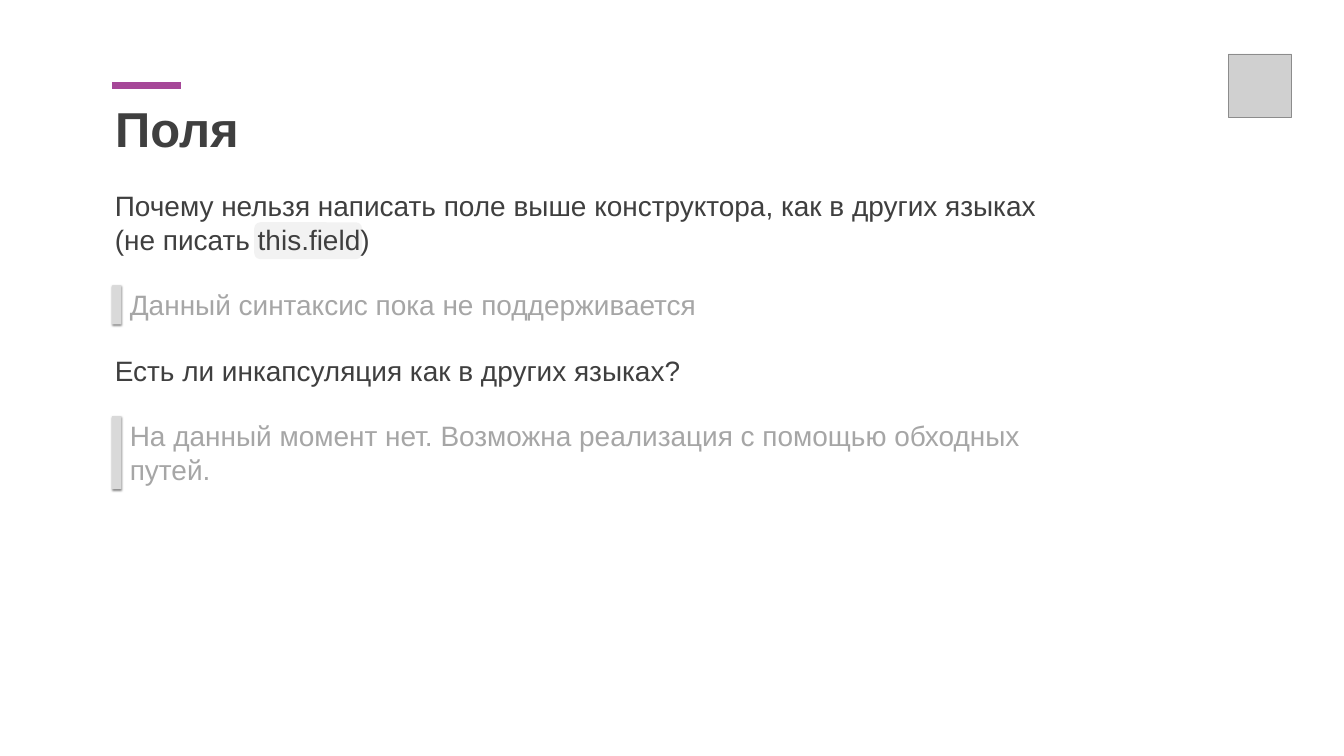
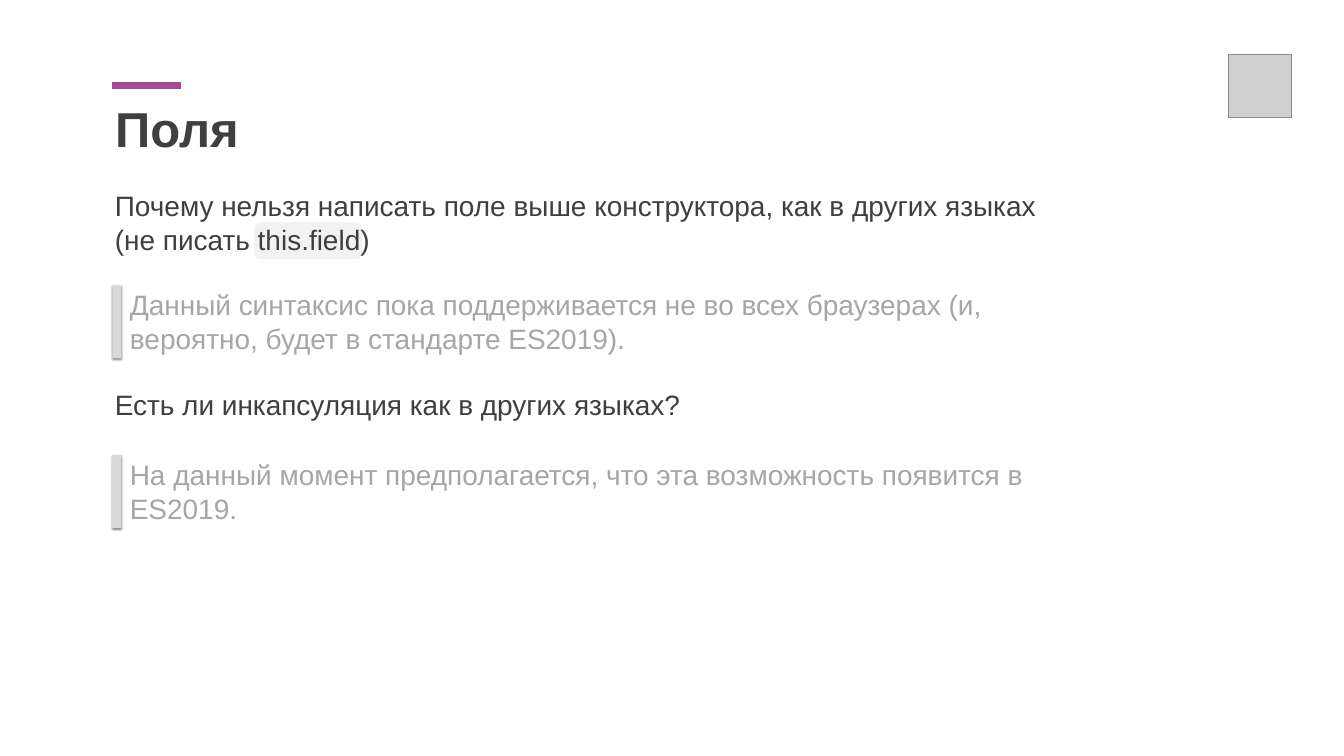
Before and after one commit to dustyo-O/netology-ajs7-ci2, a slide deck: slide 29 of power-point/6-classes.pptx. Drawn at 1344x756 pixels with LibreOffice and Linux fonts; fonts in the diff are those of the drawing; grey boxes stand for pictures. Boxes give left, top, right and bottom in pixels: in the first picture for what was removed or moved away, otherwise in the second. Text is boxed around its words. In the diff, an @@ line names an element or a change of style, - is before the commit and + after.

```diff
--- a/power-point/6-classes.pptx
+++ b/power-point/6-classes.pptx
@@ rectangle: place and size @@
-rectangle at <box>112,285,121,324</box>
+rectangle at <box>112,285,121,358</box>
@@ text at <box>130,294,982,354</box>: text changed @@
-Данный синтаксис пока не поддерживается
+Данный синтаксис пока поддерживается не во всех браузерах (и, вероятно, будет в стандарте ES2019).
@@ text "Есть ли инкапсуляция как в ...": place and size @@
-text "Есть ли инкапсуляция как в ..." at <box>115,361,680,386</box>
+text "Есть ли инкапсуляция как в ..." at <box>115,395,680,420</box>
@@ rectangle: place and size @@
-rectangle at <box>112,416,121,489</box>
+rectangle at <box>112,455,121,528</box>
@@ text at <box>130,464,1023,519</box>: text changed @@
-На данный момент нет. Возможна реализация с помощью обходных путей.
+На данный момент предполагается, что эта возможность появится в ES2019.
```
Also in this commit, not shown: 4 other slides changed, 3 other files.
